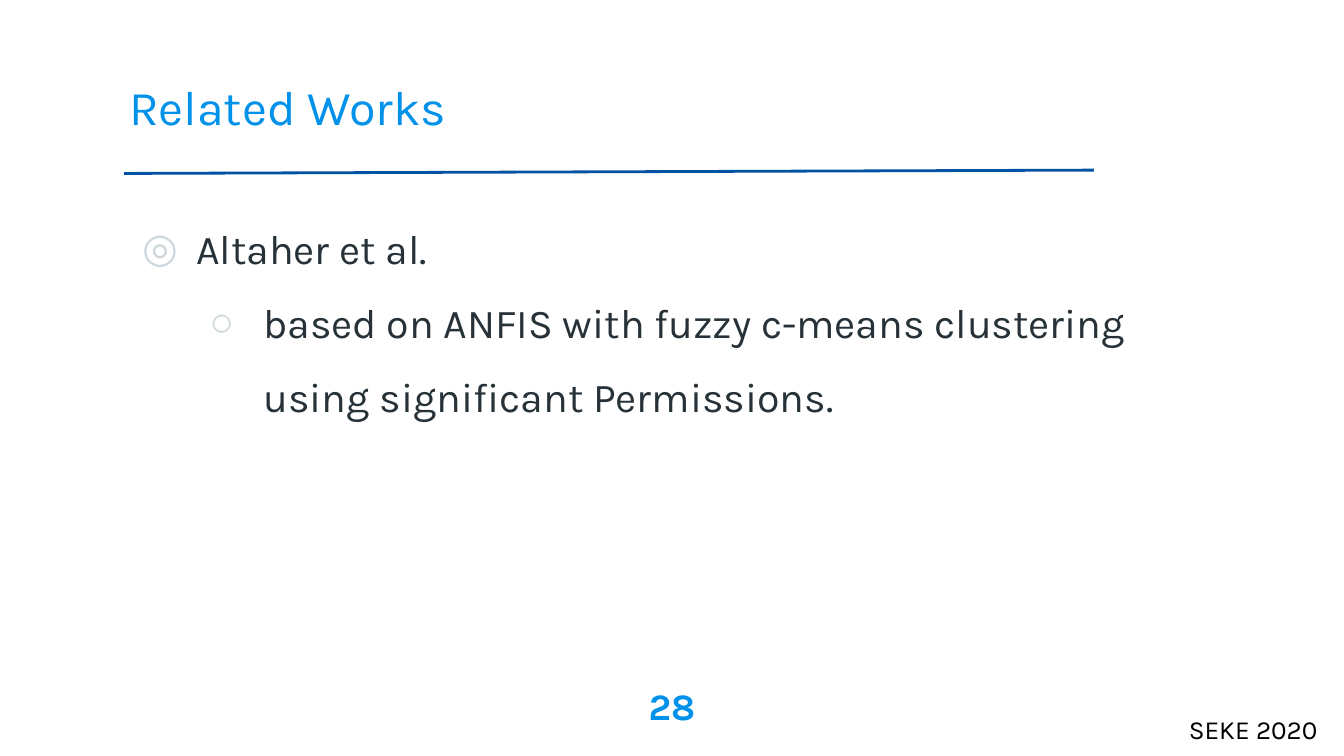
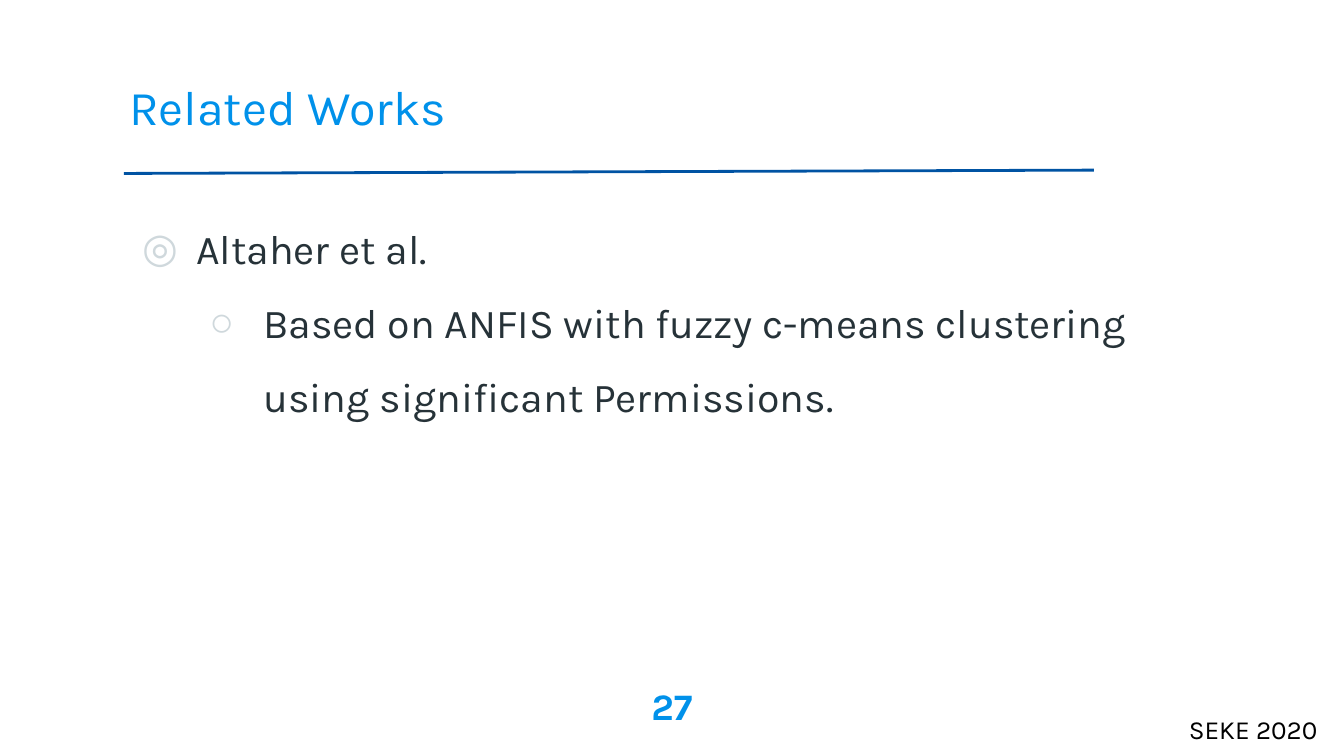
Before and after one commit to galib19/MS_Thesis, a slide deck: slide 27 of SEKE'20/paper143.ppt (slide 28 before the commit). Drawn at 1344x756 pixels with LibreOffice and Linux fonts; fonts in the diff are those of the drawing; background and template pictures are left out. Boxes give left, top, right and bottom in pixels: in the first picture for what was removed or moved away, otherwise in the second. Text is boxed around its words. In the diff, an @@ line names an element or a change of style, - is before the commit and + after.

```diff
--- a/SEKE'20/paper143.ppt
+++ b/SEKE'20/paper143.ppt
@@ text at <box>263,309,1126,422</box>: text changed @@
-  ○ based on ANFIS with fuzzy c-means clustering using significant Permissions.
+  ○ Based on ANFIS with fuzzy c-means clustering using significant Permissions.
@@ page number at <box>651,695,692,720</box>: text changed @@
-28
+27
```
Also in this commit, not shown: 9 other slides changed, 1 slide removed, 2 other files.
